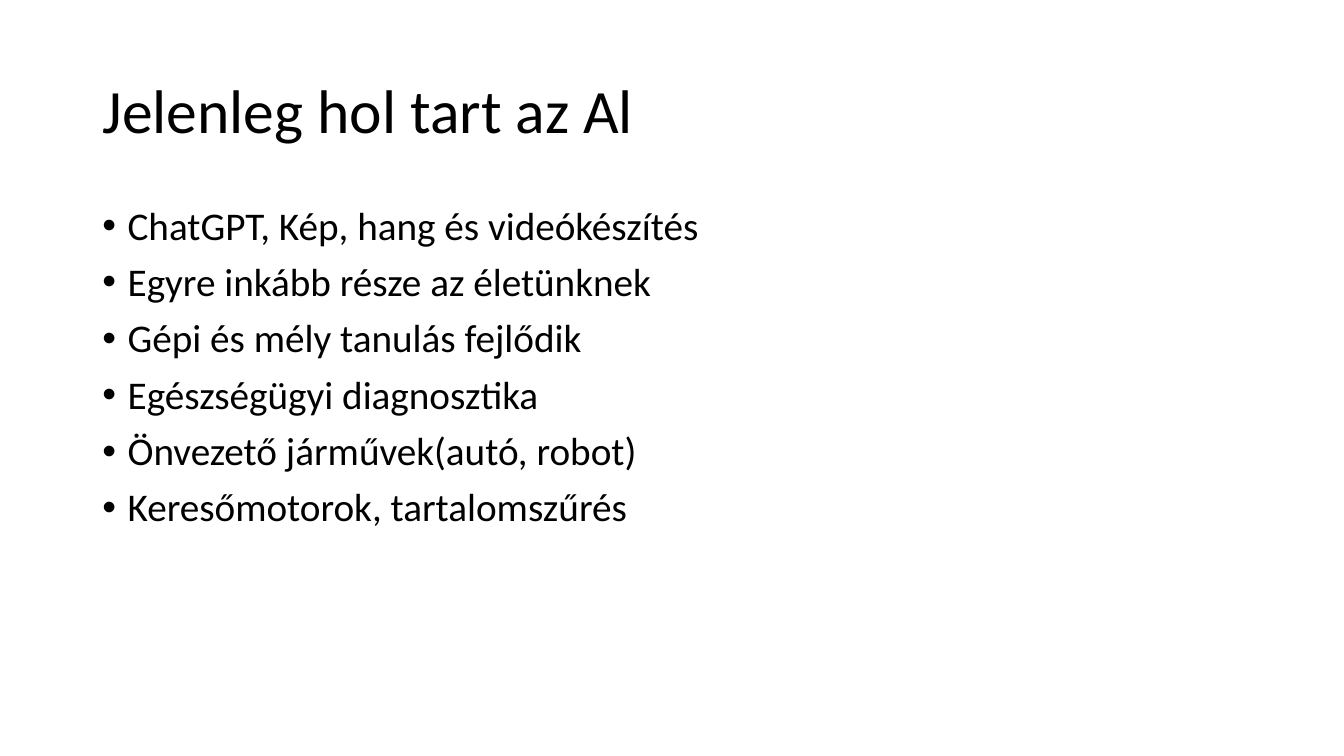
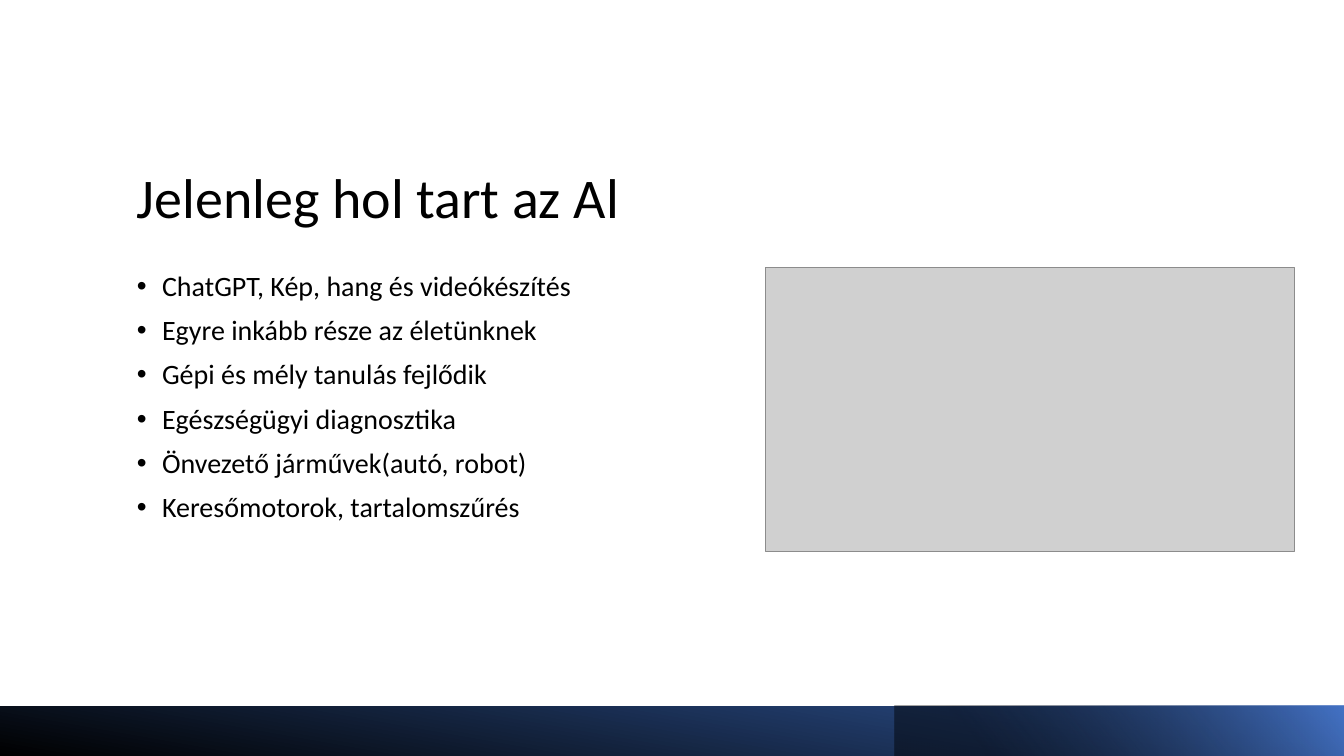
Before and after one commit to peterdaviid/ai-ppt, a slide deck: slide 13 of ai ppt.pptx (slide 12 before the commit). Drawn at 1344x756 pixels with LibreOffice and Linux fonts; fonts in the diff are those of the drawing; grey boxes stand for pictures. Boxes give left, top, right and bottom in pixels: in the first picture for what was removed or moved away, otherwise in the second. Text is boxed around its words. In the diff, an @@ line names an element or a change of style, - is before the commit and + after.

Commit message:
ppt készítés
rafi: történet
szilárd: neurális hálózat, gépi tanulás
dávid: képek, formázás, történet

```diff
--- a/ai ppt.pptx
+++ b/ai ppt.pptx
@@ title "Jelenleg hol tart az Al": place and size @@
-title "Jelenleg hol tart az Al" at <box>102,90,633,144</box>
+title "Jelenleg hol tart az Al" at <box>137,179,619,228</box>
@@ title "Jelenleg hol tart az Al" at <box>137,179,619,228</box>: size 44 to 40 pt; vertical alignment middle to bottom @@
@@ text "ChatGPT, Kép, hang és videókészítés": place and size @@
-text "ChatGPT, Kép, hang és videókészítés" at <box>128,212,698,526</box>
+text "ChatGPT, Kép, hang és videókészítés" at <box>162,276,571,521</box>
@@ text "ChatGPT, Kép, hang és videókészítés" at <box>162,276,571,521</box>: size 28 to 20 pt @@
@@ picture added at <box>765,267,1295,552</box> @@
@@ rectangle added at <box>0,707,1344,756</box>, fill gradient #000000 to #2F5597 @@
@@ rectangle added at <box>895,707,1344,756</box>, fill gradient #000000 to #4472C4 @@
```
Also in this commit, not shown: 8 other slides changed, 3 slides added, 2 slides removed.
